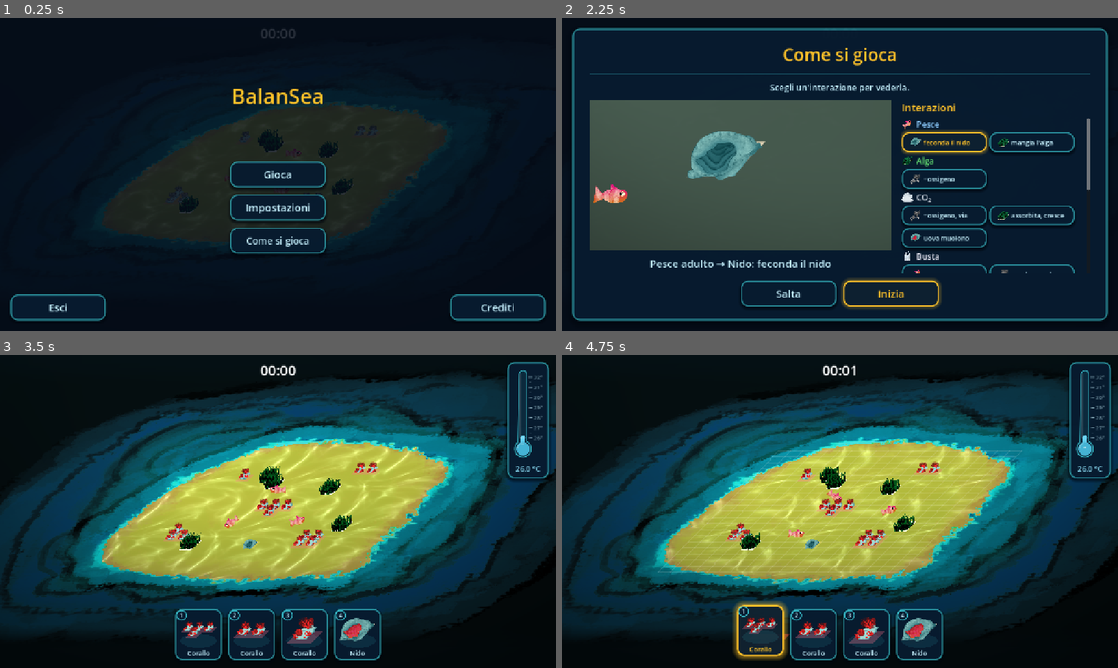
Above: before the commit, frames 1-4 (two rows, left to right).
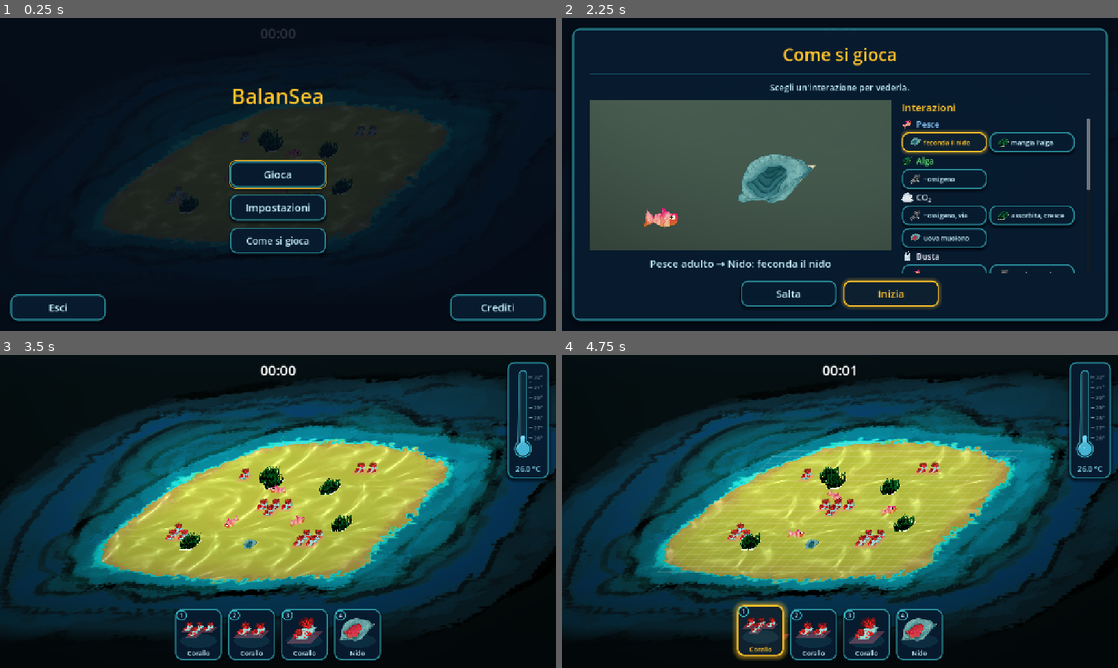
Above: after the commit, the same moments.

Repository: TakFog/rgj2026
Game: Godot game, scene res://main/main.tscn
The game is run twice, just before and just after one commit, with the same random seed, the same clock (stepped at 60 frames per second) and the same inputs. Sound files missing from this copy of the repository are replaced by a short silence.
Inputs (mouse positions are in pixels of both pictures, inside the frame that each line leads up to):
- Up to frame 1 (0.25 s): no input
- Up to frame 2 (2.25 s): click "Impostazioni" at 0.5 s; click "Indietro" at 1.25 s; click "Gioca" at 2 s
- Up to frame 3 (3.5 s): click "Inizia" at 2.75 s
- Up to frame 4 (4.75 s): click (762, 633) at 3.52 s; click (762, 633) at 4.27 s

The runs differ from the first frame. In frame 1, 0.2% of the frame differs, in the area x 41-59%, y 45-55%; in frame 2, 3.3%, in the area x 5-46%, y 36-68%; in frame 3, less than 0.1%; in frame 4, less than 0.1%.

Commit message:
UI fixes: smoke test plays the game, tutorial timing, menus and settings
smoke.sh passes --smoke-play to skip the title and run gameplay. Tutorial
vignettes are no longer cut, follow resizes and clip; chip styles are shared.
Settings close on right-click and save only on change; Esc leaves credits;
menus grab keyboard focus; the thermometer pauses with the game.

Diff:
--- /dev/null
+++ b/tests/unit/test_tutorial_review_fixes.gd
@@ -0,0 +1,52 @@
+extends TestCase
+
+
+func test_loop_covers_the_longest_vignette() -> void:
+	assert_true(TutorialScreen.LOOP_SECONDS >= TutorialStage.FADE_START + TutorialStage.FADE_SECONDS,
+			"the tutorial must not cut a vignette before its fade-out ends")
+
+
+func test_stage_clips_its_actors() -> void:
+	var stage := TutorialStage.new()
+	assert_true(stage.clip_contents)
+	stage.free()
+
+
+func test_resize_moves_the_current_vignette() -> void:
+	var stage := TutorialStage.new()
+	stage.size = TutorialStage.STAGE_SIZE
+	stage.show_interaction(TutorialInteractions.ROWS[0])
+	var layer := stage.visual_nodes()[0].get_parent() as Node2D
+	assert_eq(layer.position, Vector2.ZERO)
+	stage.size = TutorialStage.STAGE_SIZE + Vector2(100, 50)
+	# Outside the tree Control does not send RESIZED by itself.
+	stage._notification(Control.NOTIFICATION_RESIZED)
+	assert_eq(layer.position, Vector2(50, 36))
+	stage.show_interaction(TutorialInteractions.ROWS[1])
+	assert_eq(layer.position, Vector2.ZERO, "a rebuilt vignette uses the new size")
+	stage.free()
+
+
+func test_only_the_selected_chip_is_highlighted() -> void:
+	InputActions.register()
+	var tree := Engine.get_main_loop() as SceneTree
+	var screen := TutorialScreen.new()
+	tree.root.add_child(screen)
+	# _ready only runs on add_child once the tree itself is ready.
+	if not screen.is_node_ready():
+		screen._ready()
+	screen.open(TutorialScreen.Mode.REVIEW)
+	screen._select_interaction(3)
+	var chips: Array[Button] = screen.get("_chips")
+	var rows: Array[int] = screen.get("_chip_rows")
+	var highlighted := 0
+	for i in chips.size():
+		var lit := chips[i].get_theme_color(&"font_color") == SeaStyle.SAND_COLOR
+		if lit:
+			highlighted += 1
+			assert_eq(rows[i], 3)
+	assert_eq(highlighted, 1)
+	# Chips share one set of styleboxes instead of allocating their own.
+	assert_true(chips[0].get_theme_stylebox(&"pressed") == chips[1].get_theme_stylebox(&"pressed"))
+	screen.close()
+	screen.free()
--- a/tests/unit/test_tutorial_screen.gd
+++ b/tests/unit/test_tutorial_screen.gd
@@ -68,9 +68,10 @@
 	InputActions.register()
 	var tree := Engine.get_main_loop() as SceneTree
 	var screen := TutorialScreen.new()
-	# The test runner calls tests before the first frame, so _ready has not run.
-	screen._ready()
 	tree.root.add_child(screen)
+	# _ready only runs on add_child once the tree itself is ready.
+	if not screen.is_node_ready():
+		screen._ready()
 	screen.open(mode)
 	return screen
 
--- a/ui/a_thermometer.gd
+++ b/ui/a_thermometer.gd
@@ -90,6 +90,9 @@
 
 
 func _ready() -> void:
+	# The UI layer runs ALWAYS; the bubbles and alarm pulse freeze with the run
+	# (pause, menus, game over) instead of redrawing every frame behind them.
+	process_mode = Node.PROCESS_MODE_PAUSABLE
 	custom_minimum_size = CARD_SIZE
 	size = CARD_SIZE
 	mouse_filter = Control.MOUSE_FILTER_IGNORE
--- a/ui/b_game_over.gd
+++ b/ui/b_game_over.gd
@@ -24,6 +24,7 @@
 var _cause: Label
 var _record: Label
 var _counts: Label
+var _restart: Button
 
 
 func _ready() -> void:
@@ -66,6 +67,7 @@
 	SeaStyle.style_highlighted_button(restart)
 	restart.pressed.connect(_on_restart_pressed)
 	box.add_child(restart)
+	_restart = restart
 
 
 func show_result(population: StringName, score_seconds: float, counts: Dictionary = {}) -> void:
@@ -79,6 +81,8 @@
 	_counts.text = format_counts(counts)
 	_counts.visible = not _counts.text.is_empty()
 	visible = true
+	# Keyboard/gamepad players can restart without the mouse.
+	_restart.grab_focus.call_deferred()
 
 
 ## Player-facing reason for a collapse, keyed by the population at zero.
--- a/ui/b_main_menu.gd
+++ b/ui/b_main_menu.gd
@@ -14,6 +14,9 @@
 ## the credits panel cannot drift apart.
 const GAME_TITLE := "BalanSea"
 const CREDITS_TEXT := "Un gestionale di barriera corallina.\nTema del game jam: SUBIRE.\n\nRealizzato con Godot 4.7.2."
+## User command-line argument (after `--`) that skips the title screen and
+## starts a run straight away, so tools/smoke.sh exercises real gameplay.
+const SMOKE_PLAY_ARG := "--smoke-play"
 
 signal play_pressed
 signal exit_pressed
@@ -32,6 +35,7 @@
 var _menu_panel: Control
 var _credits_panel: Control
 var _settings_panel: SettingsPanel
+var _play_button: Button
 
 
 func _ready() -> void:
@@ -57,7 +61,7 @@
 	# Auto-open when the menu enters the tree (game start). Calling open()
 	# from DevBSystems would race: Game.ui is not in the tree yet when
 	# DevBSystems._ready runs, so _ready here hasn't fired yet.
-	if _skip_next_open:
+	if _skip_next_open or OS.get_cmdline_user_args().has(SMOKE_PLAY_ARG):
 		_skip_next_open = false
 		_start_without_menu()
 	else:
@@ -104,6 +108,7 @@
 	# Play, centred both horizontally and vertically.
 	var play_btn := _button("Gioca")
 	play_btn.pressed.connect(_on_play_pressed)
+	_play_button = play_btn
 	panel.add_child(play_btn)
 	play_btn.set_anchors_preset(Control.PRESET_CENTER)
 	play_btn.offset_left = -BUTTON_SIZE.x * 0.5
@@ -220,6 +225,7 @@
 
 func _on_settings_closed() -> void:
 	_menu_panel.visible = true
+	_play_button.grab_focus.call_deferred()
 
 
 func _on_credits_pressed() -> void:
@@ -232,6 +238,7 @@
 	button_pressed.emit()
 	_credits_panel.visible = false
 	_menu_panel.visible = true
+	_play_button.grab_focus.call_deferred()
 
 
 func _on_exit_pressed() -> void:
@@ -241,9 +248,15 @@
 
 ## The run is paused behind the menu, so swallow the pause key: otherwise
 ## Space/Esc would unpause the game underneath the still-visible menu.
+## On the credits screen, Esc goes back to the menu.
 func _unhandled_input(event: InputEvent) -> void:
-	if visible and event.is_action_pressed(InputActions.PAUSE):
+	if not visible:
+		return
+	var cancel := event.is_action_pressed(InputActions.CANCEL)
+	if cancel or event.is_action_pressed(InputActions.PAUSE):
 		get_viewport().set_input_as_handled()
+		if cancel and _credits_panel.visible:
+			_on_back_pressed()
 
 
 ## Play / How-to-play hides the menu but leaves the run paused for the tutorial.
@@ -260,6 +273,8 @@
 	_menu_panel.visible = true
 	_set_gameplay_hud_visible(false)
 	get_tree().paused = true
+	# Keyboard/gamepad players can start without the mouse.
+	_play_button.grab_focus.call_deferred()
 
 
 ## Hide the menu and resume the game.
--- a/ui/b_settings_panel.gd
+++ b/ui/b_settings_panel.gd
@@ -16,6 +16,10 @@
 var _effects_slider: HSlider
 var _music_value: Label
 var _effects_value: Label
+## Slider values last loaded or written, so close() only writes real changes
+## (user:// is IndexedDB on web).
+var _saved_music := -1.0
+var _saved_effects := -1.0
 
 
 func _ready() -> void:
@@ -106,6 +110,8 @@
 		return
 	_music_slider.set_value_no_signal(UserSettings.percent_from_db(UserSettings.music_db()))
 	_effects_slider.set_value_no_signal(UserSettings.percent_from_db(UserSettings.effects_db()))
+	_saved_music = _music_slider.value
+	_saved_effects = _effects_slider.value
 	_update_labels()
 	_apply()
 
@@ -132,6 +138,10 @@
 func _save() -> void:
 	if _music_slider == null or _effects_slider == null:
 		return
+	if _music_slider.value == _saved_music and _effects_slider.value == _saved_effects:
+		return
+	_saved_music = _music_slider.value
+	_saved_effects = _effects_slider.value
 	UserSettings.save(
 		UserSettings.db_from_percent(_music_slider.value),
 		UserSettings.db_from_percent(_effects_slider.value))
@@ -143,7 +153,19 @@
 	closed.emit()
 
 
-## Esc / right click closes the panel instead of reaching the pause handler.
+## Right click must be caught in _input: the full-rect panel consumes pointer
+## events in the GUI before _unhandled_input can see them.
+func _input(event: InputEvent) -> void:
+	if not is_visible_in_tree():
+		return
+	if event is InputEventMouseButton and event.is_action_pressed(InputActions.CANCEL):
+		var viewport := get_viewport()
+		if viewport != null:
+			viewport.set_input_as_handled()
+		_on_back_pressed()
+
+
+## Esc closes the panel instead of reaching the pause handler.
 func _unhandled_input(event: InputEvent) -> void:
 	if visible and event.is_action_pressed(InputActions.CANCEL):
 		get_viewport().set_input_as_handled()
--- a/ui/b_tutorial_screen.gd
+++ b/ui/b_tutorial_screen.gd
@@ -13,11 +13,19 @@
 enum Mode { START, REVIEW }
 enum InputAction { NONE, NEXT, PRIMARY }
 
-## Advance to the next interaction after this many seconds.
-const LOOP_SECONDS := 4.5
+## Advance to the next interaction once the longest vignette has faded out.
+const LOOP_SECONDS := TutorialStage.TIMELINE_SECONDS
 const SCREEN_MARGIN := 24.0
 const RIGHT_COLUMN_MIN_WIDTH := 340.0
 const CAPTION_FONT_SIZE := 24
+## Theme entries SeaStyle sets on a button; chips share one copy of each look.
+const CHIP_STYLE_STATES: Array[StringName] = [
+	&"normal", &"hover", &"pressed", &"hover_pressed", &"disabled", &"focus",
+]
+const CHIP_COLOR_STATES: Array[StringName] = [
+	&"font_color", &"font_hover_color", &"font_focus_color", &"font_pressed_color",
+	&"font_hover_pressed_color", &"font_disabled_color",
+]
 
 var _mode := Mode.START
 var _stage: TutorialStage
@@ -29,6 +37,10 @@
 var _chips: Array[Button] = []
 var _chip_rows: Array[int] = []
 var _scroll: ScrollContainer
+## Chip looks, built once and shared by every chip: {"styles", "colors"}.
+var _chip_normal: Dictionary = {}
+var _chip_highlighted: Dictionary = {}
+var _highlighted_chip: Button
 
 
 static func primary_label(mode: Mode) -> String:
@@ -140,6 +152,8 @@
 	_scroll.horizontal_scroll_mode = ScrollContainer.SCROLL_MODE_DISABLED
 	right.add_child(_scroll)
 
+	_chip_normal = _chip_look(false)
+	_chip_highlighted = _chip_look(true)
 	var rows := VBoxContainer.new()
 	rows.size_flags_horizontal = Control.SIZE_EXPAND_FILL
 	rows.add_theme_constant_override("separation", 6)
@@ -207,14 +221,18 @@
 	_select_interaction(index)
 
 
+## Only the previous and the new selection are restyled.
 func _refresh_chips() -> void:
 	var selected: Button = null
-	for i in _chips.size():
-		if _chip_rows[i] == _selected_index:
-			SeaStyle.style_highlighted_button(_chips[i])
-			selected = _chips[i]
-		else:
-			SeaStyle.style_button(_chips[i])
+	var at := _chip_rows.find(_selected_index)
+	if at >= 0:
+		selected = _chips[at]
+	if selected != _highlighted_chip:
+		if _highlighted_chip != null:
+			_apply_chip_look(_highlighted_chip, _chip_normal)
+		if selected != null:
+			_apply_chip_look(selected, _chip_highlighted)
+		_highlighted_chip = selected
 	if selected != null and _scroll != null and _scroll.is_inside_tree():
 		_scroll.ensure_control_visible(selected)
 
@@ -331,7 +349,34 @@
 	chip.add_theme_font_size_override("font_size", 15)
 	chip.focus_mode = Control.FOCUS_NONE
 	chip.pressed.connect(_on_chip_pressed.bind(index))
-	SeaStyle.style_button(chip)
+	chip.mouse_default_cursor_shape = Control.CURSOR_POINTING_HAND
+	_apply_chip_look(chip, _chip_normal)
 	_chips.append(chip)
 	_chip_rows.append(index)
 	return chip
+
+
+## Captures SeaStyle's (highlighted) button look once, so chips can share it.
+func _chip_look(highlighted: bool) -> Dictionary:
+	var template := Button.new()
+	if highlighted:
+		SeaStyle.style_highlighted_button(template)
+	else:
+		SeaStyle.style_button(template)
+	var styles := {}
+	for state in CHIP_STYLE_STATES:
+		styles[state] = template.get_theme_stylebox(state)
+	var colors := {}
+	for state in CHIP_COLOR_STATES:
+		colors[state] = template.get_theme_color(state)
+	template.free()
+	return {"styles": styles, "colors": colors}
+
+
+func _apply_chip_look(chip: Button, look: Dictionary) -> void:
+	var styles: Dictionary = look["styles"]
+	for state: StringName in styles:
+		chip.add_theme_stylebox_override(state, styles[state])
+	var colors: Dictionary = look["colors"]
+	for state: StringName in colors:
+		chip.add_theme_color_override(state, colors[state])
--- a/ui/b_tutorial_stage.gd
+++ b/ui/b_tutorial_stage.gd
@@ -15,6 +15,11 @@
 const NEST_HEIGHT := 130.0
 const ALGAE_HEIGHT := 105.0
 const CORAL_HEIGHT := 140.0
+## Every vignette starts fading out at FADE_START and is gone after FADE_SECONDS;
+## TIMELINE_SECONDS covers the whole animation, so the screen can loop on it.
+const FADE_START := 5.2
+const FADE_SECONDS := 0.5
+const TIMELINE_SECONDS := FADE_START + FADE_SECONDS + 0.1
 ## Ground actors stay above the stage background (positive z); predators and the
 ## other creatures draw above the nest without disappearing behind the seabed.
 const Z_BY_ID := {
@@ -48,6 +53,9 @@
 var _target: Node2D
 ## The row currently being shown; its agent_end/target_end drive the outcome.
 var _data: Dictionary = {}
+## Stage origin the current vignette was built around; on resize the visual
+## layer is shifted by the difference instead of rebuilding mid-animation.
+var _origin := Vector2.ZERO
 
 
 func _init(x_axis := Vector2(1, 0), y_axis := Vector2(-0.5, 0.5)) -> void:
@@ -55,6 +63,8 @@
 	size_flags_horizontal = Control.SIZE_EXPAND_FILL
 	size_flags_vertical = Control.SIZE_EXPAND_FILL
 	mouse_filter = Control.MOUSE_FILTER_IGNORE
+	# Actors sliding out of the vignette must not draw over the side column.
+	clip_contents = true
 	_projection = ViewProjection.new(x_axis, y_axis, CELL_PX)
 
 
@@ -76,12 +86,19 @@
 	move_child(seabed, 0)
 
 
+func _notification(what: int) -> void:
+	if what == NOTIFICATION_RESIZED and _layer != null:
+		_layer.position = _stage_origin() - _origin
+
+
 ## Builds and (when in the scene tree) animates the selected interaction.
 ## The three core reactions keep their hand-made vignettes; everything else uses
 ## a generic agent-to-target diagram.
 func show_interaction(data: Dictionary) -> void:
 	_clear()
 	_data = data
+	_origin = _stage_origin()
+	_visual_layer().position = Vector2.ZERO
 	var id: StringName = data.get("id", &"")
 	match id:
 		&"fish_nest": _build_nest()
@@ -115,11 +132,15 @@
 	return _layer
 
 
+func _stage_origin() -> Vector2:
+	var stage_size := size if size.x > 0.0 else STAGE_SIZE
+	return Vector2(stage_size.x * 0.5, stage_size.y * 0.72)
+
+
 ## Cell coordinates to stage pixels, using the same oblique tilt as the game.
+## Positions are relative to the build-time origin (see _origin).
 func _pos(cell: Vector2) -> Vector2:
-	var stage_size := size if size.x > 0.0 else STAGE_SIZE
-	var origin := Vector2(stage_size.x * 0.5, stage_size.y * 0.72)
-	return origin + _projection.to_screen(cell - CONTENT_CENTER) - _projection.to_screen(Vector2.ZERO)
+	return _origin + _projection.to_screen(cell - CONTENT_CENTER) - _projection.to_screen(Vector2.ZERO)
 
 
 func _sprite(texture: Texture2D, height_px: float, cell: Vector2, tint := Color.WHITE) -> Sprite2D:
@@ -316,7 +337,7 @@
 		var target := Vector2(3.8, 1.5) if i == 0 else Vector2(6.2, 1.5)
 		tween.tween_property(juvenile, "modulate:a", 1.0, 0.2).set_delay(3.4)
 		tween.tween_property(juvenile, "position", _pos(target), 1.4).set_delay(3.4)
-	tween.tween_method(_fade_all, 0.0, 1.0, 0.5).set_delay(5.2)
+	tween.tween_method(_fade_all, 0.0, 1.0, FADE_SECONDS).set_delay(FADE_START)
 
 
 func _animate_co2(tween: Tween) -> void:
@@ -333,7 +354,7 @@
 		grow.tween_property(second, "scale", target, 0.5) \
 				.set_trans(Tween.TRANS_BACK).set_ease(Tween.EASE_OUT)
 	).set_delay(2.0)
-	tween.tween_method(_fade_all, 0.0, 1.0, 0.5).set_delay(5.2)
+	tween.tween_method(_fade_all, 0.0, 1.0, FADE_SECONDS).set_delay(FADE_START)
 
 
 func _animate_coral(tween: Tween) -> void:
@@ -344,7 +365,7 @@
 	tween.tween_property(_coral_sprite, "modulate", Color(2.0, 0.6, 0.6), 0.3).set_delay(1.0)
 	tween.tween_property(_coral_sprite, "modulate", Coral.CORAL_HEALTHY_TINT, 0.3).set_delay(1.3)
 	tween.tween_property(_oxygen_bar, "ratio", 0.8, 0.4).set_delay(1.2)
-	tween.tween_method(_fade_all, 0.0, 1.0, 0.5).set_delay(5.2)
+	tween.tween_method(_fade_all, 0.0, 1.0, FADE_SECONDS).set_delay(FADE_START)
 
 
 ## Generic vignette: the agent slides into the target, then the row's
@@ -364,7 +385,7 @@
 		_apply_end(agent, agent_end, Vector2.RIGHT)
 		_apply_end(target, target_end, Vector2.RIGHT)
 	).set_delay(1.2)
-	tween.tween_method(_fade_all, 0.0, 1.0, 0.5).set_delay(5.0)
+	tween.tween_method(_fade_all, 0.0, 1.0, FADE_SECONDS).set_delay(FADE_START)
 
 
 ## Applies one outcome to an actor: stay, vanish, leave, pass, damage, empty.
Not shown, added: tests/unit/test_tutorial_review_fixes.gd.uid
Not shown, changed: tools/smoke.sh
